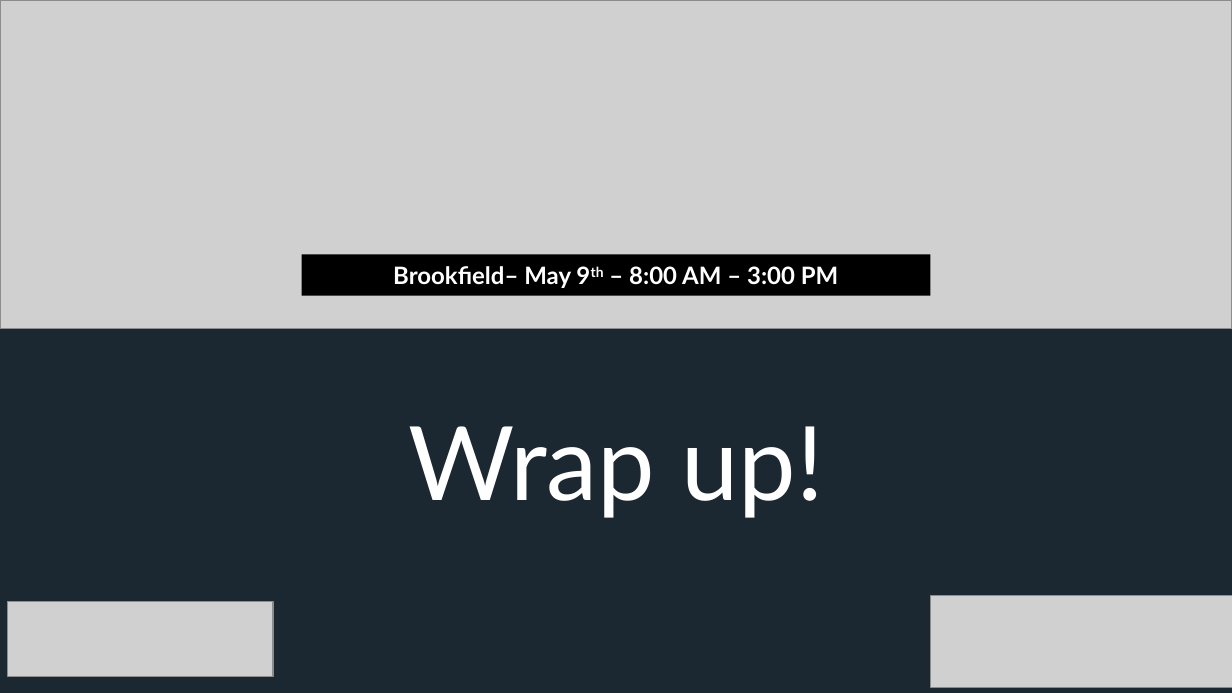
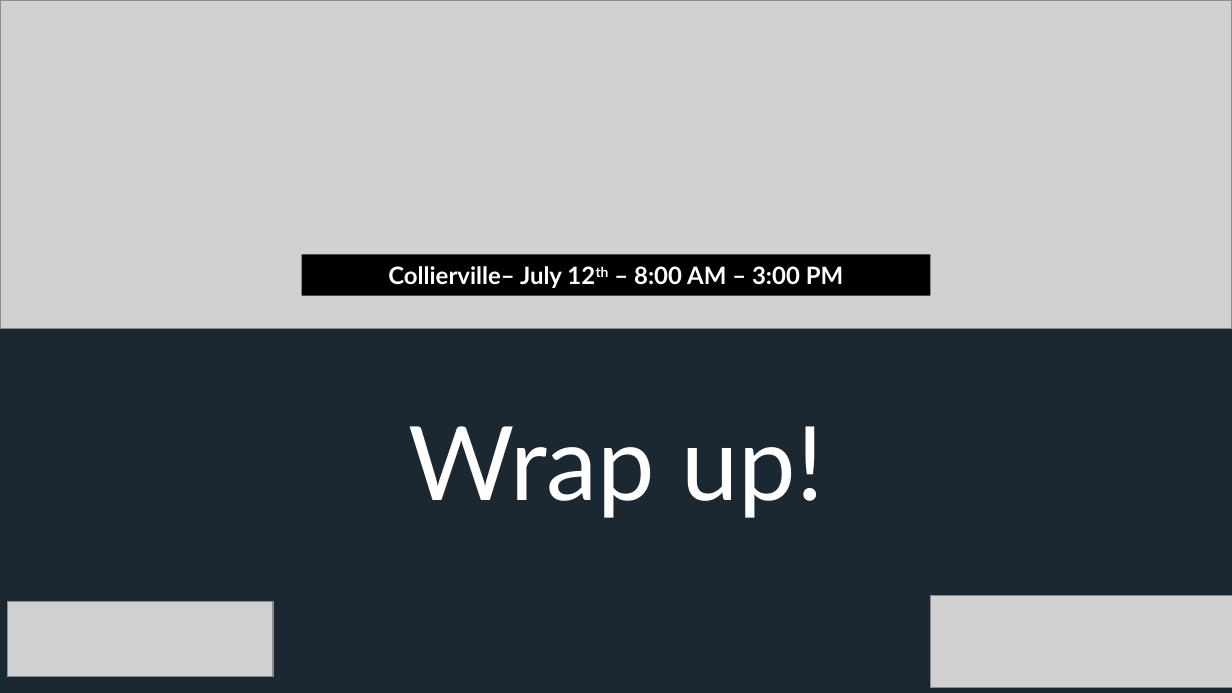
Before and after one commit to appalrpivotal/PCF-Workshop-ESI, a slide deck: slide 2 of presentations/6-Wrapup.pptx. Drawn at 1232x693 pixels with LibreOffice and Linux fonts; fonts in the diff are those of the drawing; grey boxes stand for pictures; background and template pictures are left out; a plain dark background stands for a picture behind light text. Boxes give left, top, right and bottom in pixels: in the first picture for what was removed or moved away, otherwise in the second. Text is boxed around its words. In the diff, an @@ line names an element or a change of style, - is before the commit and + after.

```diff
--- a/presentations/6-Wrapup.pptx
+++ b/presentations/6-Wrapup.pptx
@@ text in rectangle at (x1=388, y1=266, x2=844, y2=288): text changed @@
-Brookfield– May 9th – 8:00 AM – 3:00 PM
+Collierville– July 12th – 8:00 AM – 3:00 PM
```
Also in this commit, not shown: 42 other files.
